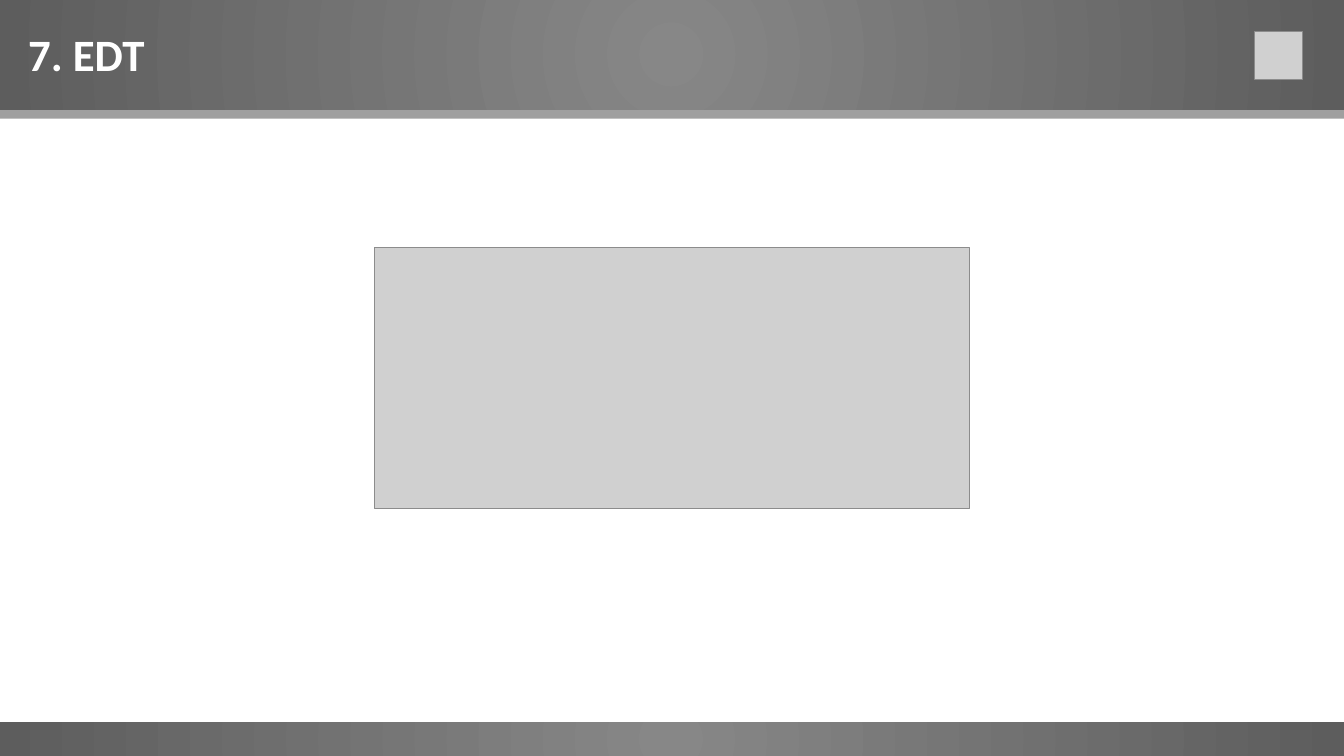
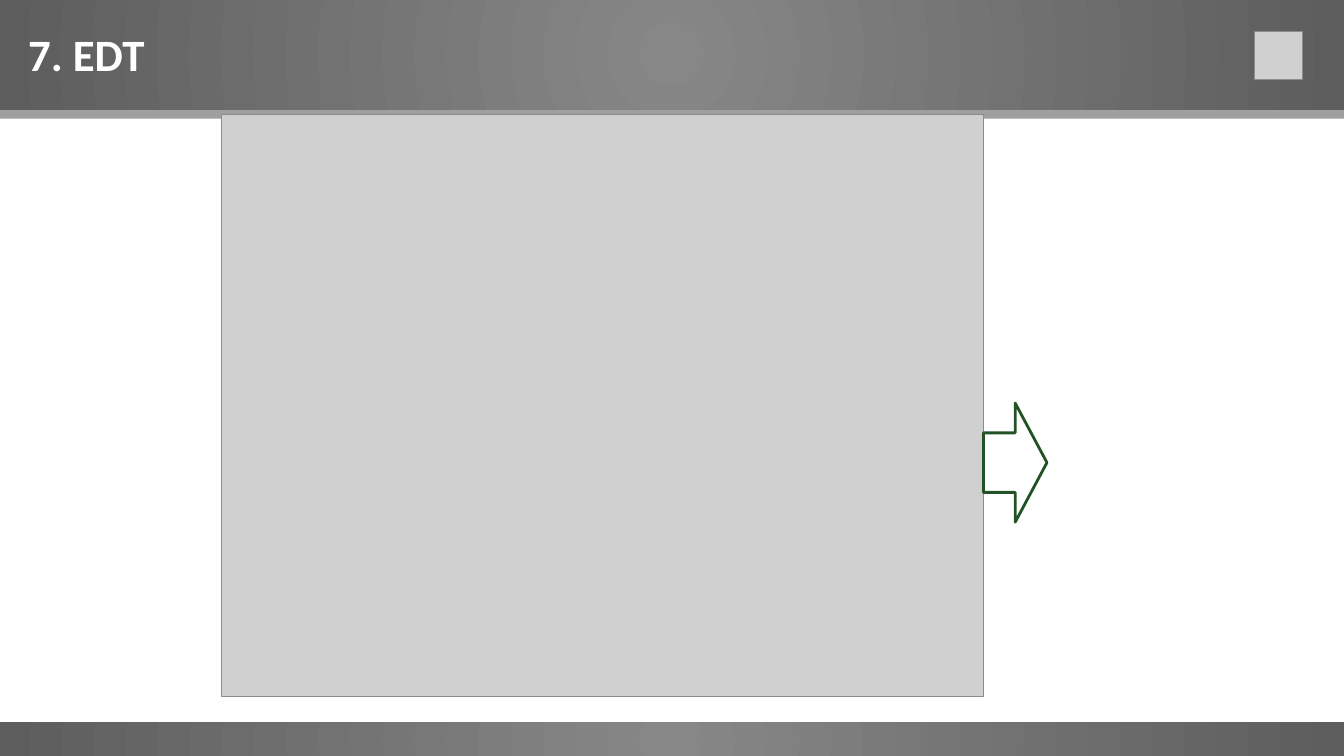
Before and after one commit to apizarro2012/p2018Domos, a slide deck: slide 17 of PDomos-PresentacionV1.0.pptx. Drawn at 1344x756 pixels with LibreOffice and Linux fonts; fonts in the diff are those of the drawing; grey boxes stand for pictures. Boxes give left, top, right and bottom in pixels: in the first picture for what was removed or moved away, otherwise in the second. Text is boxed around its words. In the diff, an @@ line names an element or a change of style, - is before the commit and + after.

```diff
--- a/PDomos-PresentacionV1.0.pptx
+++ b/PDomos-PresentacionV1.0.pptx
@@ picture added at [221,115,983,697] @@
@@ picture removed at [374,248,970,508] @@
@@ right arrow added at [983,403,1047,522], fill #FFFFFF, outline #245227 2 pt @@
```
Also in this commit, not shown: 9 other slides changed.
